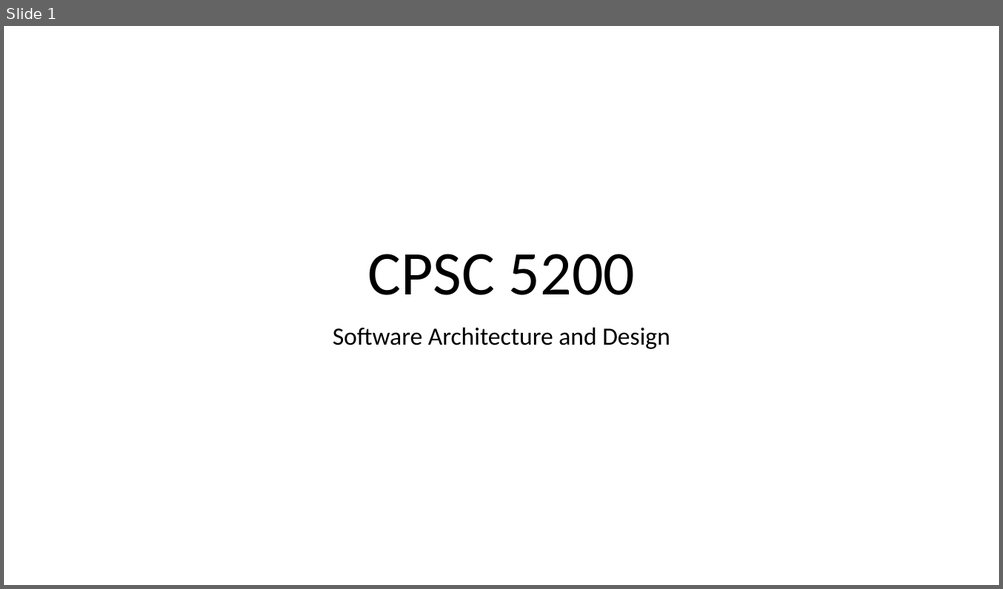
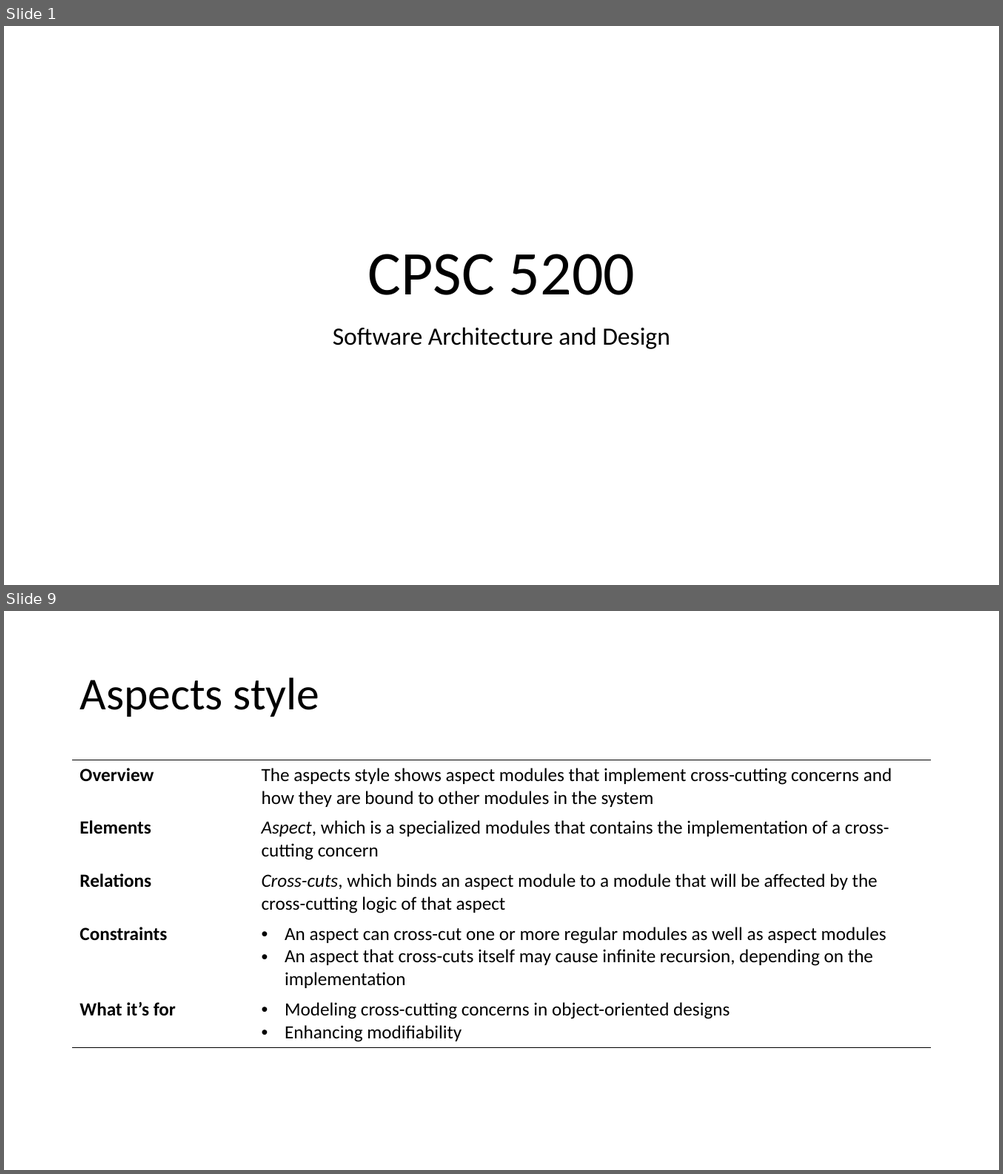
Before and after one commit to IrenaNiu/SU_CPSC_5200_20WQ, a slide deck: lectures/20WQ-02-11 Documenting software architectures.pptx. Shown one above the other, each under a label of ours: slide 1 before the commit, slides 1 and 9 after it; the slides between them are not shown. The pictures are 1003x589 and 1003x1174 pixels, drawn with LibreOffice and Linux fonts; fonts in the diff are those of the drawing. Boxes give left, top, right and bottom in pixels: in the first picture for what was removed or moved away, otherwise in the second. Text is boxed around its words. In the diff, an @@ line names an element or a change of style, - is before the commit and + after.

```diff
--- a/lectures/20WQ-02-11 Documenting software architectures.pptx
+++ b/lectures/20WQ-02-11 Documenting software architectures.pptx
@@ slide 9 added at (x1=4, y1=611, x2=999, y2=1170), background #FFFFFF @@
@@ title added at (x1=79, y1=678, x2=320, y2=717), 44 pt, text #000000 @@
+Aspects style
@@ table added at (x1=73, y1=760, x2=930, y2=1045), 5 rows, 2 columns @@
+Overview | The aspects style shows aspect modules that implement cross-cutting concerns and how they are bound to other modules in the system
+Elements | Aspect, which is a specialized modules that contains the implementation of a cross-cutting concern
+Relations | Cross-cuts, which binds an aspect module to a module that will be affected by the cross-cutting logic of that aspect
+Constraints | An aspect can cross-cut one or more regular modules as well as aspect modules / An aspect that cross-cuts itself may cause infinite recursion, depending on the implementation
+What it’s for | Modeling cross-cutting concerns in object-oriented designs / Enhancing modifiability
```
Also in this commit, not shown: 24 other slides added.
